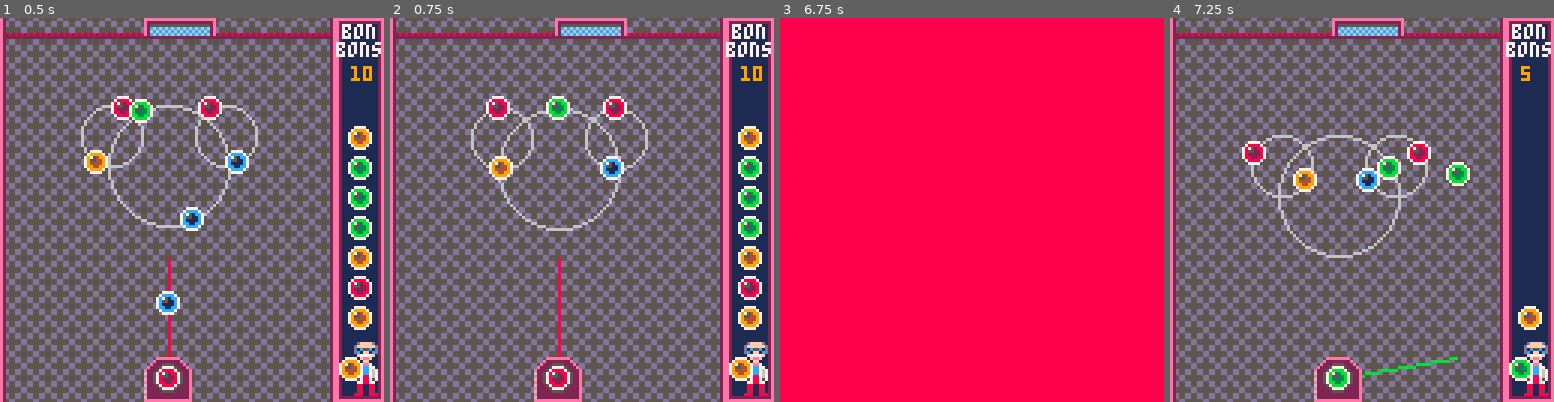
Above: before the commit, frames 1-4 (left to right).
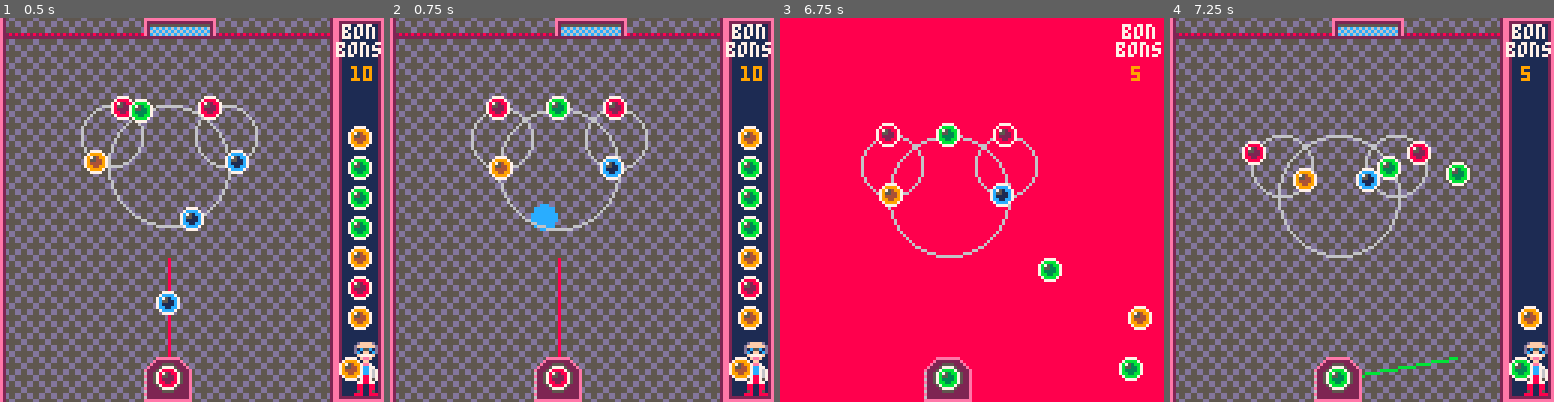
Above: after the commit, the same moments.

Repository: adamwoolridge/pico8
Game: PICO-8 cartridge bonbonshoot.p8
The game is run twice, just before and just after one commit, with the same random seed, the same clock (stepped at 60 frames per second) and the same inputs.
Inputs:
- Up to frame 1 (0.5 s): tap X (X key) at 0.33 s
- Up to frame 2 (0.75 s): tap O (Z key) at 0.7 s
- Up to frame 3 (6.75 s): tap X (X key) at 1.07, 1.85, 2.97, 4.08, 5.2, 6.32 s; hold Right 1.6-2.1 s; tap O (Z key) every 0.4 s from 1.7 to 6.5 s; hold Right 2.47-3.03 s; hold Left 3.08-3.58 s; hold Right 4.02-4.68 s; hold Left 5.08-5.68 s; hold Right 6.08-6.58 s; hold Right from 6.63 s (still down)
- Up to frame 4 (7.25 s): tap O (Z key) at 6.9 s; release Right at 7.13 s

Frame 1 is identical in both runs. In frame 2, 0.3% of the frame differs, in the area x 36-44%, y 48-56%; in frame 3, 5.2%, in the area x 21-100%, y 1-100%; in frame 4, nothing differs.

Commit message:
[Bonbon] Started effects

Diff:
--- a/bonbonshoot.p8
+++ b/bonbonshoot.p8
@@ -57,7 +57,34 @@
 saveflash.flashesleft = 0
 saveflash.visible = false
 
+explosions = {}
+
 function makepulse(x, y)
+end
+
+
+function makeexplosion(x,y, c)
+	local e = {}
+	e.frame = 0
+	e.framecount = 20
+	e.speed = 4
+	e.x = x
+	e.y = y
+	e.c = c
+	add(explosions, e)
+	return e
+end
+
+function updateexplosions()
+	foreach(explosions, updateexplosion)
+end
+
+function updateexplosion(e)
+	e.frame += e.speed
+	if (e.frame == e.framecount) then
+		del(explosions, e)
+		return
+	end
 end
 
 function makeenemy(x,y, vx, vy, r)
@@ -140,11 +167,12 @@
 		next_ball()
 	end
 
-	updateenemies();
+	updateenemies()
 	updateballcol()
 	updatenet()
 	updatescreenflash()
 	updatesaveflash()
+	updateexplosions()
 end
 
 function flashscreen()
@@ -181,6 +209,7 @@
 											ballsremaining-=1
 											flashscreen()
 										else
+											makeexplosion(b2.x, b2.y, ballcolour(b2))
 											del(balls, b2)
 										end
 										return
@@ -240,6 +269,19 @@
 	currentball.x = pivot.x-4
 	currentball.y = pivot.y-4
 
+	spr(61, net.x-8, net.y)
+	spr(62, net.x, net.y)
+	spr(63, net.x+8, net.y)
+
+	if (screenflash.life > 0) then
+		rectfill(0, 0, 128, 128, 8)
+	end
+
+	if (saveflash.visible) then
+		print ("save!", saveflash.x, saveflash.y, 7)
+	end
+
+	drawexplosions()
 	drawenemies()
 	draw_balls()
 
@@ -248,20 +290,12 @@
 	spr(23, 5*8+8, 15*8)
 	spr(24, 6*8+8, 15*8)
 
-	spr(61, net.x-8, net.y)
-	spr(62, net.x, net.y)
-	spr(63, net.x+8, net.y)
+
+
 	print("bon", 114, 2,7)
 	print("bons", 112, 8,7)
 	print(ballsremaining, 117, 16,9)
 
-	if (screenflash.life > 0) then
-		rectfill(0, 0, 128, 128, 8)
-	end
-
-	if (saveflash.visible) then
-		print ("save!", saveflash.x, saveflash.y, 7)
-	end
 end
 
 function flashsave(x, y)
@@ -361,11 +395,24 @@
 	spr(48, drbonbon.x, drbonbon.y+16)
 end
 
+function drawexplosions()
+	foreach(explosions, drawexplosion)
+end
+
+function drawexplosion(e)
+	circfill(e.x, e.y, e.frame, e.c)
+end
+
+
+function ballcolour(b)
+	if (b.c == 1) then return 9 end
+	if (b.c == 2) then return 8 end
+	if (b.c == 3) then return 12 end
+	if (b.c == 4) then return 11 end
+end
+
 function currentballcolour()
-	if (currentball.c == 1) then return 9 end
-	if (currentball.c == 2) then return 8 end
-	if (currentball.c == 3) then return 12 end
-	if (currentball.c == 4) then return 11 end
+	return ballcolour(currentball)
 end
 
 function normalize(v)
